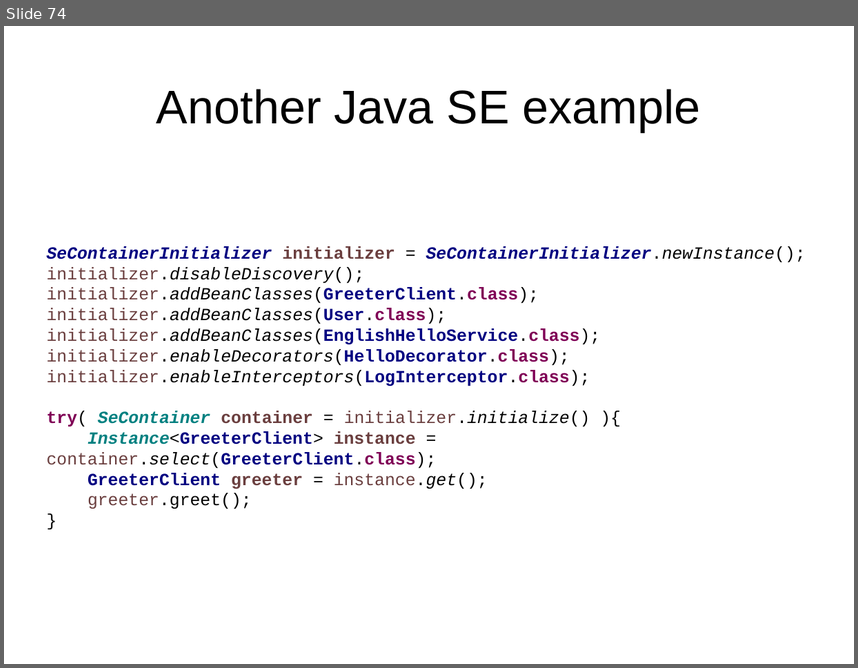
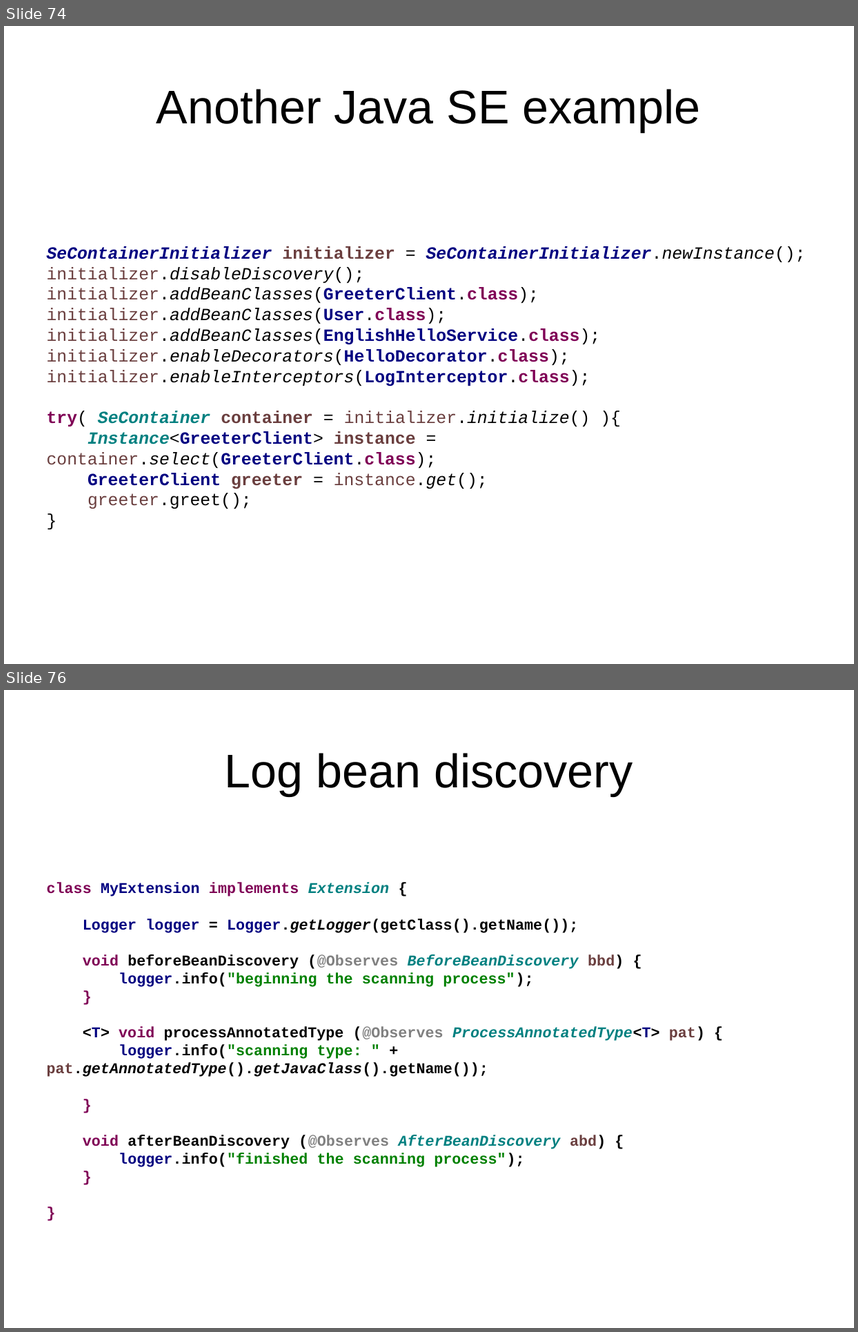
Before and after one commit to FrigoCoder/CDI, a slide deck: CDI.odp. Shown one above the other, each under a label of ours: slide 74 before the commit, slides 74 and 76 after it; the slides between them are not shown. The pictures are 858x668 and 858x1332 pixels, drawn with LibreOffice and Linux fonts; fonts in the diff are those of the drawing. Boxes give left, top, right and bottom in pixels: in the first picture for what was removed or moved away, otherwise in the second. Text is boxed around its words. In the diff, an @@ line names an element or a change of style, - is before the commit and + after.

```diff
--- a/CDI.odp
+++ b/CDI.odp
@@ slide 76 added at (4,690,854,1328), background #FFFFFF @@
@@ title added at (225,753,633,796), 44 pt, text #000000 @@
+Log bean discovery
@@ text added at (47,883,705,1167), 14 pt, text #000000, bold @@
+class MyExtension implements Extension {
+Logger logger = Logger.getLogger(getClass().getName());
+void beforeBeanDiscovery (@Observes BeforeBeanDiscovery bbd) {
+logger.info("beginning the scanning process");
+}
+<T> void processAnnotatedType (@Observes ProcessAnnotatedType<T> pat) {
+logger.info("scanning type: " + pat.getAnnotatedType().getJavaClass().getName());
+}
+void afterBeanDiscovery (@Observes AfterBeanDiscovery abd) {
+logger.info("finished the scanning process");
+}
+}
```
Also in this commit, not shown: 5 other slides added, 4 other files.
